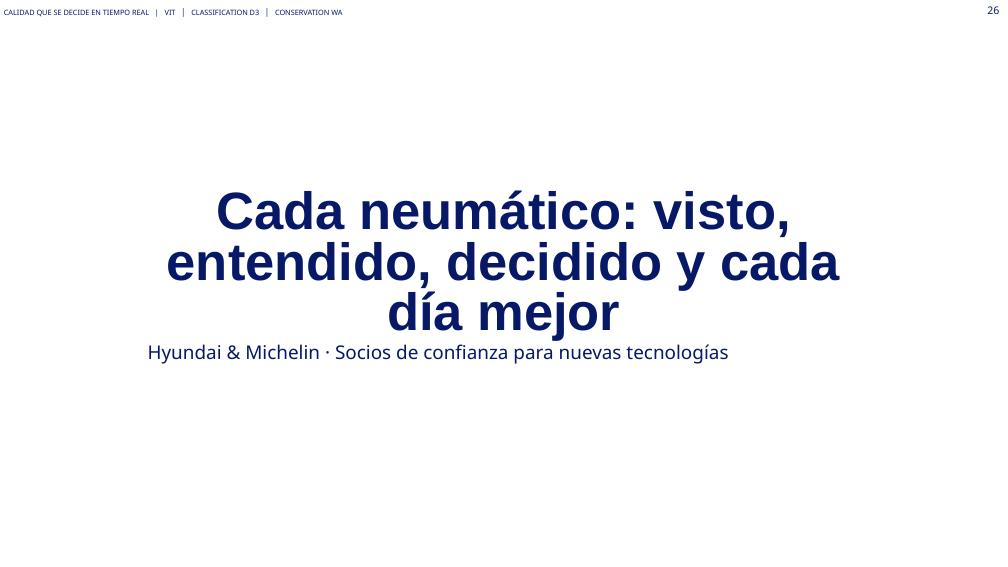
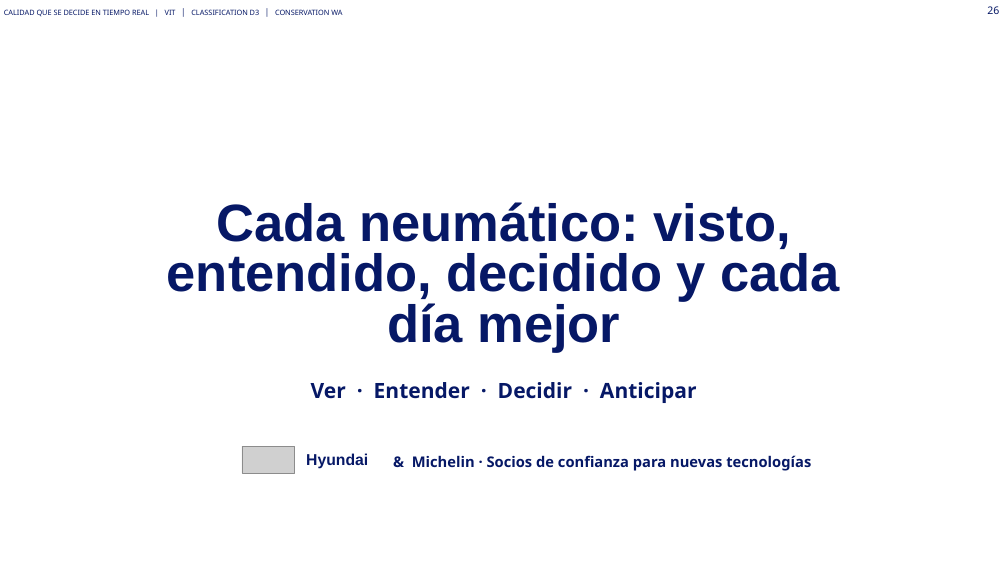
Before and after one commit to Asierenux/blank-app, a slide deck: slide 26 of presentaciones/Michelin_Hyundai_Fabricacion_Digital_ES_plantilla2026.pptx. Drawn at 1008x567 pixels with LibreOffice and Linux fonts; fonts in the diff are those of the drawing; grey boxes stand for pictures; background and template pictures are left out. Boxes give left, top, right and bottom in pixels: in the first picture for what was removed or moved away, otherwise in the second. Text is boxed around its words. In the diff, an @@ line names an element or a change of style, - is before the commit and + after.

```diff
--- a/presentaciones/Michelin_Hyundai_Fabricacion_Digital_ES_plantilla2026.pptx
+++ b/presentaciones/Michelin_Hyundai_Fabricacion_Digital_ES_plantilla2026.pptx
@@ title at [148,344,728,364]: paragraph removed @@
-  Hyundai & Michelin · Socios de confianza para nuevas tecnologías
@@ text added at [311,382,697,403], 20 pt, text #061866, bold @@
+Ver · Entender · Decidir · Anticipar
@@ picture added at [242,446,295,473] @@
@@ text added at [306,453,368,469], 15 pt, text #061866, bold @@
+Hyundai
@@ text added at [412,455,811,471], 14 pt, text #061866, bold @@
+& Michelin · Socios de confianza para nuevas tecnologías
```
Also in this commit, not shown: 25 other slides changed, 1 other file.
